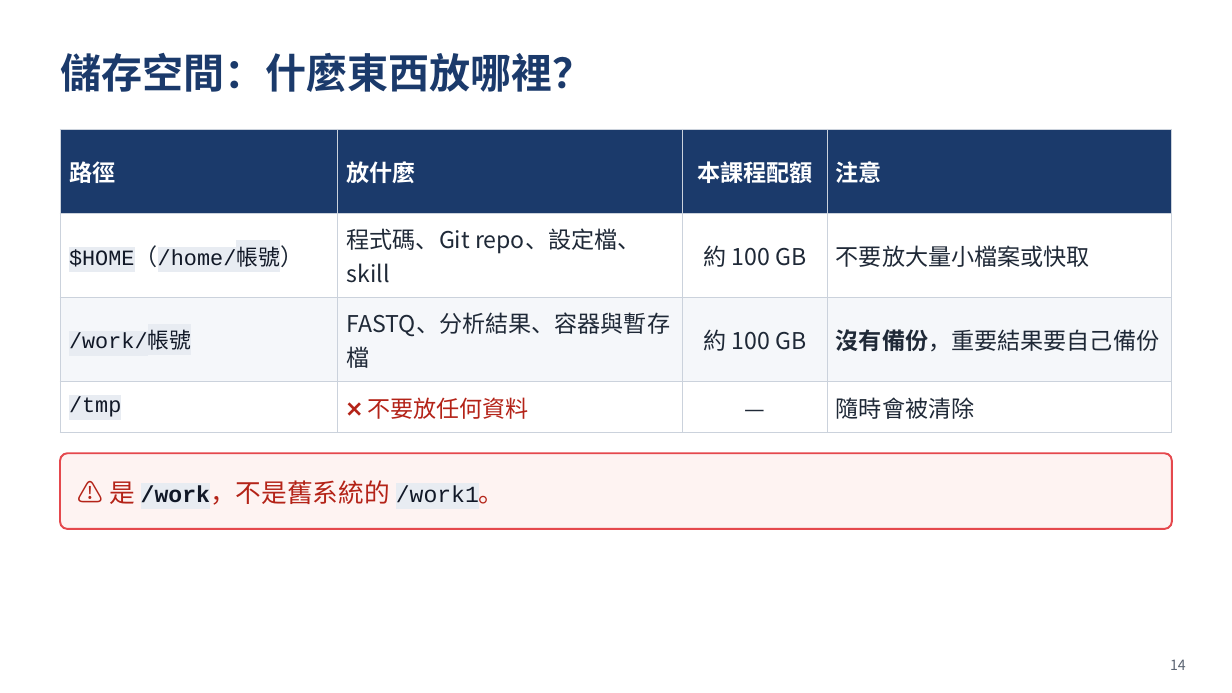
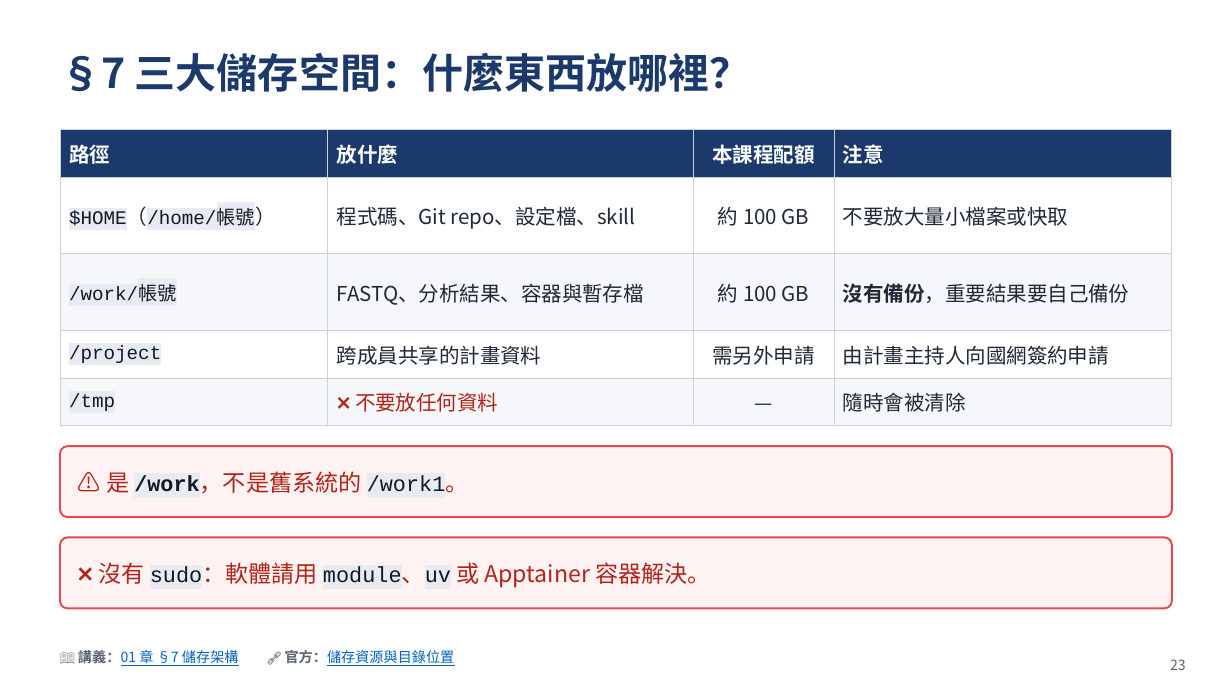
Before and after one commit to gemini960114/Nano4-Docs, a slide deck: slide 23 of slide.pptx (slide 14 before the commit). Drawn at 1232x693 pixels with LibreOffice and Linux fonts; fonts in the diff are those of the drawing. Boxes give left, top, right and bottom in pixels: in the first picture for what was removed or moved away, otherwise in the second. Text is boxed around its words. In the diff, an @@ line names an element or a change of style, - is before the commit and + after.

```diff
--- a/slide.pptx
+++ b/slide.pptx
@@ text at [60,53,751,92]: text changed @@
-儲存空間：什麼東西放哪裡？
+§7 三大儲存空間：什麼東西放哪裡？
@@ table at [60,129,1172,416] @@
+row 4: /project | 跨成員共享的計畫資料 | 需另外申請 | 由計畫主持人向國網簽約申請
@@ rounded rectangle: place and size @@
-rounded rectangle at [60,454,1172,530]
+rounded rectangle at [60,446,1172,518]
@@ rounded rectangle at [60,446,1172,518]: proportions changed @@
@@ text "⚠️ 是 /work，不是舊系統的 /work1。": place and size @@
-text "⚠️ 是 /work，不是舊系統的 /work1。" at [109,480,505,505]
+text "⚠️ 是 /work，不是舊系統的 /work1。" at [106,471,468,494]
@@ text "⚠️ 是 /work，不是舊系統的 /work1。" at [106,471,468,494]: size 20 to 18 pt in "⚠️ 是 /work，不是舊系統的 /work1。"; size 18 to 17 pt in "/work，不是舊系統的 /work1。" @@
@@ rounded rectangle added at [60,538,1172,609], fill #FEF3F2, outline #E5484D 1.5 pt @@
@@ text added at [98,562,710,588], 18 pt, text #B42318 @@
+❌ 沒有 sudo：軟體請用 module、uv 或 Apptainer 容器解決。
@@ text added at [78,648,454,666], 11 pt, text #0563C1, underline @@
+📖 講義：01 章 §7 儲存架構 🔗 官方：儲存資源與目錄位置
@@ text at [1170,659,1186,670]: text changed @@
-14
+23
```
Also in this commit, not shown: 51 other slides changed, 19 slides added, 1 other file.
